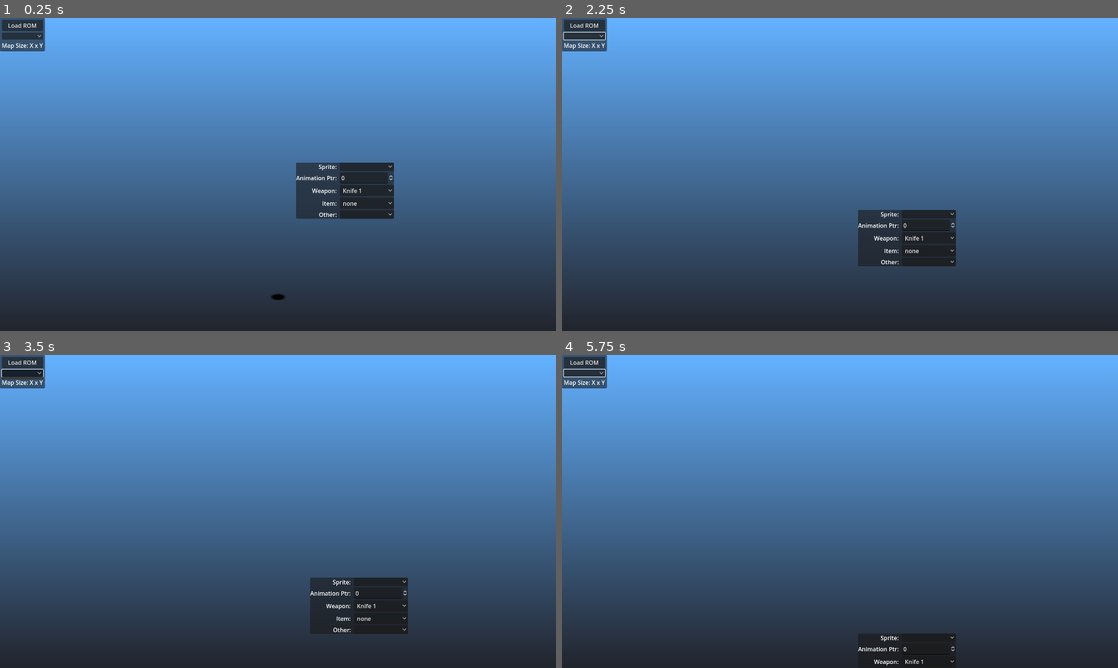
Above: before the commit, frames 1-4 (two rows, left to right).
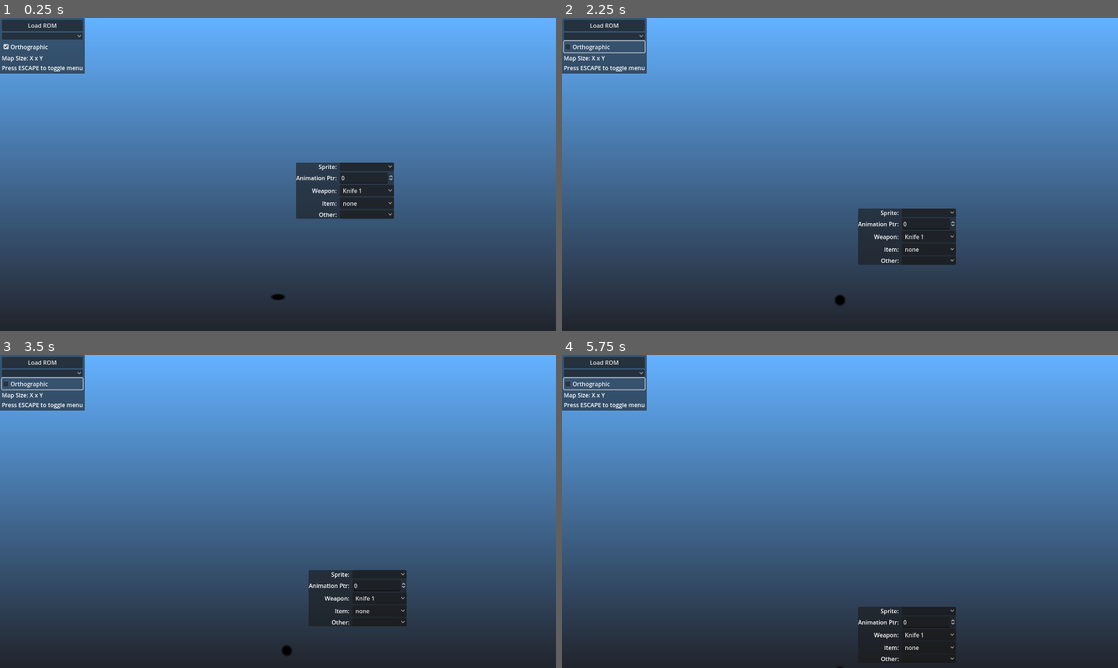
Above: after the commit, the same moments.

Repository: mrgudenheim/TacticsEngineG
Game: Godot game, scene res://src/Map/map_viewer.tscn
The game is run twice, just before and just after one commit, with the same random seed, the same clock (stepped at 60 frames per second) and the same inputs.
Inputs (mouse positions are in pixels of both pictures, inside the frame that each line leads up to; where the layout moved, square brackets give the same spot in the first picture):
- Up to frame 1 (0.25 s): no input
- Up to frame 2 (2.25 s): click "Load ROM" at 0.5 s; click (606, 36) [584, 36] at 1.25 s; click (606, 46) at 2 s, where only the run after the commit has a clickable "Orthographic"
- Up to frame 3 (3.5 s): tap Enter (ui_accept) at 2.75, 3.02 s; move the mouse to (400, 495) at 2.77 s; hold D from 2.78 s (still down); tap Down (camera_down) at 2.85 s; click (400, 495) at 2.92 s
- Up to frame 4 (5.75 s): release D at 3.5 s; drag from (728, 527) to (812, 574) at 3.52 s; move the mouse to (895, 442) at 4.27 s; hold D 4.28-5 s; tap Right (camera_right) at 4.35 s; drag from (812, 574) to (673, 464) at 5.02 s

The runs differ from the first frame. In frame 1, 2.0% of the frame differs, in the area x 0-16%, y 0-18%; in frame 2, 2.6%; in frame 3, 3.5%; in frame 4, 3.8%, in the area x 0-71%, y 0-100%.
Error in both runs: Invalid access to property or key 'sequences' on a base object of type 'Nil'. (res://src/Unit/unit_animation_manager.gd:478)

Commit message:
adjusted map viewer menu

Diff:
--- a/src/Map/map_viewer.gd
+++ b/src/Map/map_viewer.gd
@@ -3,11 +3,15 @@
 
 #var rom_reader: RomReader = RomReader.new()
 static var main_camera: Camera3D
+@export var phantom_camera: PhantomCamera3D
 @export var load_rom_button: LoadRomButton
 @export var texture_viewer: Sprite3D
 @export var camera_controller: CameraController
 @export var background_gradient: TextureRect
+
+@export var menu_list: Control
 @export var map_dropdown: OptionButton
+@export var orthographic_check: CheckBox
 @export var menu_reminder: Label
 @export var map_size_label: Label
 
@@ -28,13 +32,12 @@
 	load_rom_button.file_selected.connect(RomReader.on_load_rom_dialog_file_selected)
 	RomReader.rom_loaded.connect(on_rom_loaded)
 	map_dropdown.item_selected.connect(on_map_selected)
+	orthographic_check.toggled.connect(on_orthographic_check_toggled)
 
 
 func _unhandled_input(event: InputEvent) -> void:
 	if event.is_action_pressed("ui_cancel"):
-		map_dropdown.visible = not map_dropdown.visible
-		load_rom_button.visible = not load_rom_button.visible
-		menu_reminder.visible = not menu_reminder.visible
+		menu_list.visible = not menu_list.visible
 
 
 func on_rom_loaded() -> void:
@@ -98,9 +101,7 @@
 	unit.global_position = middle_position + Vector3(-0.5, 0, 0)
 	unit.global_position = Vector3(5.5, 15, -5.5)
 
-	map_dropdown.visible = false
-	load_rom_button.visible = false
-	menu_reminder.visible = true
+	menu_list.visible = false
 
 
 func instantiate_map(new_map_data: MapData, position: Vector3, scale: Vector3) -> void:
@@ -128,3 +129,12 @@
 	new_collision_shape.set_faces(faces)
 	new_collision_shape.backface_collision = true
 	return new_collision_shape
+
+
+func on_orthographic_check_toggled(toggled_on: bool) -> void:
+	if toggled_on:
+		main_camera.projection = Camera3D.PROJECTION_ORTHOGONAL
+		phantom_camera.set_spring_length(200)
+	else:
+		main_camera.projection = Camera3D.PROJECTION_PERSPECTIVE
+		phantom_camera.set_spring_length(7)
--- a/src/Map/map_viewer.tscn
+++ b/src/Map/map_viewer.tscn
@@ -64,19 +64,21 @@
 [sub_resource type="QuadMesh" id="QuadMesh_foefj"]
 material = SubResource("StandardMaterial3D_05x7e")
 
-[node name="MapViewer" type="Node3D" node_paths=PackedStringArray("load_rom_button", "texture_viewer", "camera_controller", "background_gradient", "map_dropdown", "menu_reminder", "map_size_label", "maps", "unit")]
+[node name="MapViewer" type="Node3D" node_paths=PackedStringArray("phantom_camera", "load_rom_button", "texture_viewer", "camera_controller", "background_gradient", "menu_list", "map_dropdown", "orthographic_check", "menu_reminder", "map_size_label", "maps", "unit")]
 script = ExtResource("1_ojbyw")
-load_rom_button = NodePath("PanelContainer/MarginContainer/VBoxContainer/LoadRom")
+phantom_camera = NodePath("PhantomCamera3D")
+load_rom_button = NodePath("PanelContainer/MarginContainer/VBoxContainer2/VBoxContainer/LoadRom")
 texture_viewer = NodePath("MapTexture")
 camera_controller = NodePath("CameraController")
 background_gradient = NodePath("BackgroundCanvasLayer/TextureRect")
-map_dropdown = NodePath("PanelContainer/MarginContainer/VBoxContainer/MapDropdown")
-menu_reminder = NodePath("PanelContainer/MarginContainer/VBoxContainer/MenuReminder")
-map_size_label = NodePath("PanelContainer/MarginContainer/VBoxContainer/MapSize")
+menu_list = NodePath("PanelContainer/MarginContainer/VBoxContainer2/VBoxContainer")
+map_dropdown = NodePath("PanelContainer/MarginContainer/VBoxContainer2/VBoxContainer/MapDropdown")
+orthographic_check = NodePath("PanelContainer/MarginContainer/VBoxContainer2/VBoxContainer/OrthographicCheckBox")
+menu_reminder = NodePath("PanelContainer/MarginContainer/VBoxContainer2/MenuReminder")
+map_size_label = NodePath("PanelContainer/MarginContainer/VBoxContainer2/VBoxContainer/MapSize")
 maps = NodePath("Maps")
 map_tscn = ExtResource("8_0n3mn")
 unit = NodePath("Unit/CharacterBody3D")
-mirror = null
 
 [node name="WorldEnvironment" type="WorldEnvironment" parent="."]
 environment = SubResource("Environment_njvnp")
@@ -132,23 +134,30 @@
 theme_override_constants/margin_right = 5
 theme_override_constants/margin_bottom = 5
 
-[node name="VBoxContainer" type="VBoxContainer" parent="PanelContainer/MarginContainer"]
-layout_mode = 2
-
-[node name="LoadRom" parent="PanelContainer/MarginContainer/VBoxContainer" instance=ExtResource("2_4wnqg")]
-layout_mode = 2
-
-[node name="MapDropdown" type="OptionButton" parent="PanelContainer/MarginContainer/VBoxContainer"]
-layout_mode = 2
-
-[node name="MenuReminder" type="Label" parent="PanelContainer/MarginContainer/VBoxContainer"]
-visible = false
-layout_mode = 2
-text = "Press ESCAPE to open menu"
-
-[node name="MapSize" type="Label" parent="PanelContainer/MarginContainer/VBoxContainer"]
+[node name="VBoxContainer2" type="VBoxContainer" parent="PanelContainer/MarginContainer"]
+layout_mode = 2
+
+[node name="VBoxContainer" type="VBoxContainer" parent="PanelContainer/MarginContainer/VBoxContainer2"]
+layout_mode = 2
+
+[node name="LoadRom" parent="PanelContainer/MarginContainer/VBoxContainer2/VBoxContainer" instance=ExtResource("2_4wnqg")]
+layout_mode = 2
+
+[node name="MapDropdown" type="OptionButton" parent="PanelContainer/MarginContainer/VBoxContainer2/VBoxContainer"]
+layout_mode = 2
+
+[node name="OrthographicCheckBox" type="CheckBox" parent="PanelContainer/MarginContainer/VBoxContainer2/VBoxContainer"]
+layout_mode = 2
+button_pressed = true
+text = "Orthographic"
+
+[node name="MapSize" type="Label" parent="PanelContainer/MarginContainer/VBoxContainer2/VBoxContainer"]
 layout_mode = 2
 text = "Map Size: X x Y"
+
+[node name="MenuReminder" type="Label" parent="PanelContainer/MarginContainer/VBoxContainer2"]
+layout_mode = 2
+text = "Press ESCAPE to toggle menu"
 
 [node name="BackgroundCanvasLayer" type="CanvasLayer" parent="."]
 layer = -3
